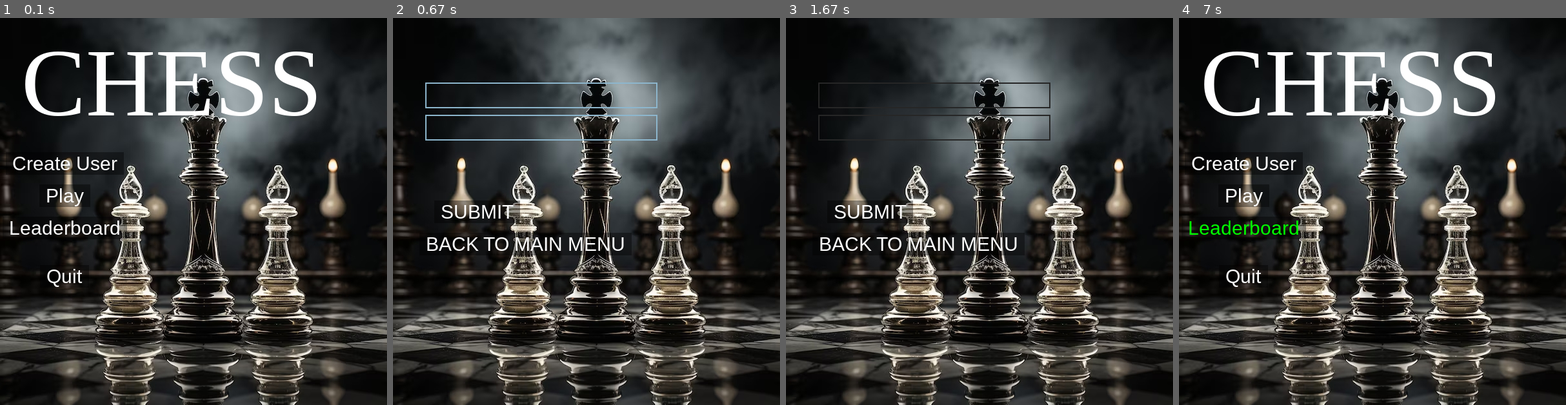
Above: before the commit, frames 1-4 (left to right).
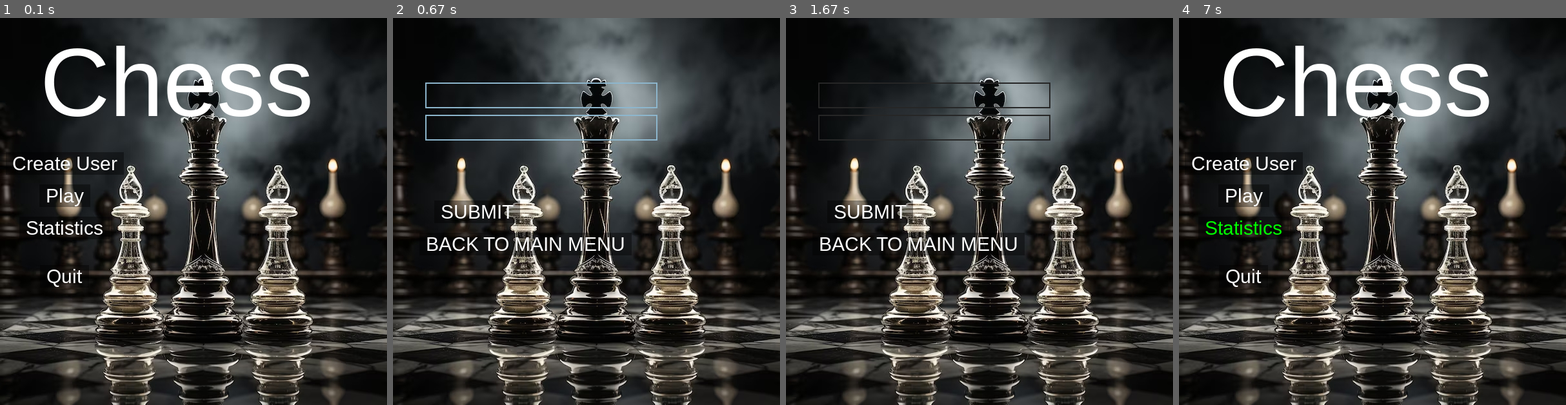
Above: after the commit, the same moments.

Repository: Kronekuto507/chess_pygame
Game: pygame game, started from main.py
The game is run twice, just before and just after one commit, with the same random seed, the same clock (stepped at 60 frames per second) and the same inputs.
Inputs (mouse positions are in pixels of both pictures, inside the frame that each line leads up to):
- Up to frame 1 (0.1 s): no input
- Up to frame 2 (0.67 s): click "Create User" at 0.38 s
- Up to frame 3 (1.67 s): click (1018, 296) at 0.72 s; click (933, 95) at 1.05 s; click (1025, 246) at 1.38 s
- Up to frame 4 (7 s): click (1376, 250) at 1.72 s; click (1244, 226) at 2.55 s, where only the run after the commit has a clickable "Statistics"; click (1473, 176) at 2.88 s; click (1248, 161) at 3.72 s; click (1256, 79) at 4.05 s; click (1264, 254) at 4.38 s; click "Create User" at 5.22 s; click (1453, 161) at 5.55 s; click (1295, 242) at 5.88 s; click (1244, 226) at 6.72 s, where only the run after the commit has a clickable "Statistics"

The runs differ from the first frame. In frame 1, 6.3% of the frame differs, in the area x 1-82%, y 7-58%; in frame 2, nothing differs; in frame 3, nothing differs; in frame 4, 6.3%.

Commit message:
changed leaderboard to statistics

Diff:
--- a/menu/Menu.py
+++ b/menu/Menu.py
@@ -12,12 +12,12 @@
                     main_surface=SCREEN, base_color="white",hovering_color="green")
 PLAY = Button(x_pos=PLACE,y_pos=275,text="Play",
                 main_surface=SCREEN,base_color="white",hovering_color="black")
-LEADERBOARD = Button(x_pos=PLACE,y_pos=325, text= "Leaderboard",
+STATISTICS = Button(x_pos=PLACE,y_pos=325, text= "Statistics",
                     main_surface= SCREEN, base_color= "white", hovering_color = "green")
 QUIT = Button(x_pos=PLACE,y_pos=400,text="Quit",main_surface=SCREEN,base_color="white",hovering_color="green")
 
 FUNCTION_LIST = [create_user,play,leader_board,quit]
-BUTTON_LIST = [CREATE_USER,PLAY,LEADERBOARD,QUIT]
+BUTTON_LIST = [CREATE_USER,PLAY,STATISTICS,QUIT]
 DICTIONARY_BUTTONS = {button:foo for button,foo in zip(BUTTON_LIST,FUNCTION_LIST)}
 
 class Menu():
@@ -26,10 +26,10 @@
 
         while True:
             SCREEN.blit(BG_1,(0,0))
-            prov = pygame.font.SysFont("cambria",150)
+            prov = pygame.font.SysFont("Arial",150)
             MOUSE_POS_MENU = pygame.mouse.get_pos()
-            MENU_TEXT = prov.render("CHESS",True, "white")
-            MENU_RECT = MENU_TEXT.get_rect(center = (MENU_TEXT.get_width() - 200,100))
+            MENU_TEXT = prov.render("Chess",True, "white")
+            MENU_RECT = MENU_TEXT.get_rect(center = (MENU_TEXT.get_width() - 150,100))
 
 
             SCREEN.blit(MENU_TEXT,MENU_RECT)
@@ -48,6 +48,4 @@
                         if button.check_input(MOUSE_POS_MENU):
                             button.on_click_behaviour(function)
 
-
-
             pygame.display.update()
